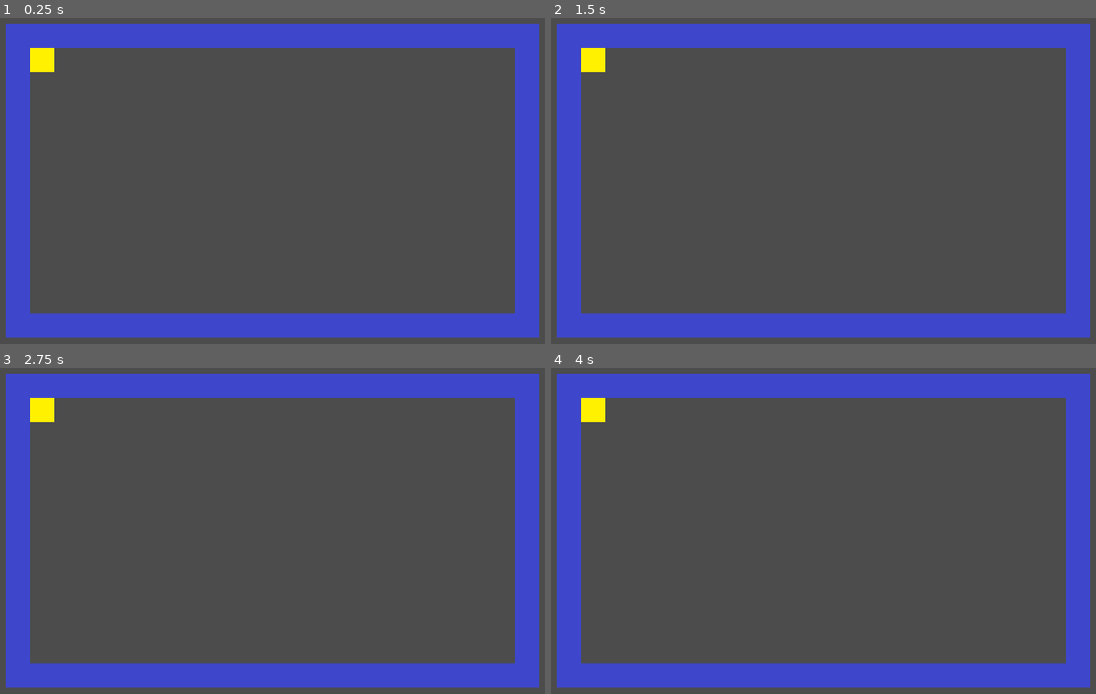
Above: before the commit, frames 1-4 (two rows, left to right).
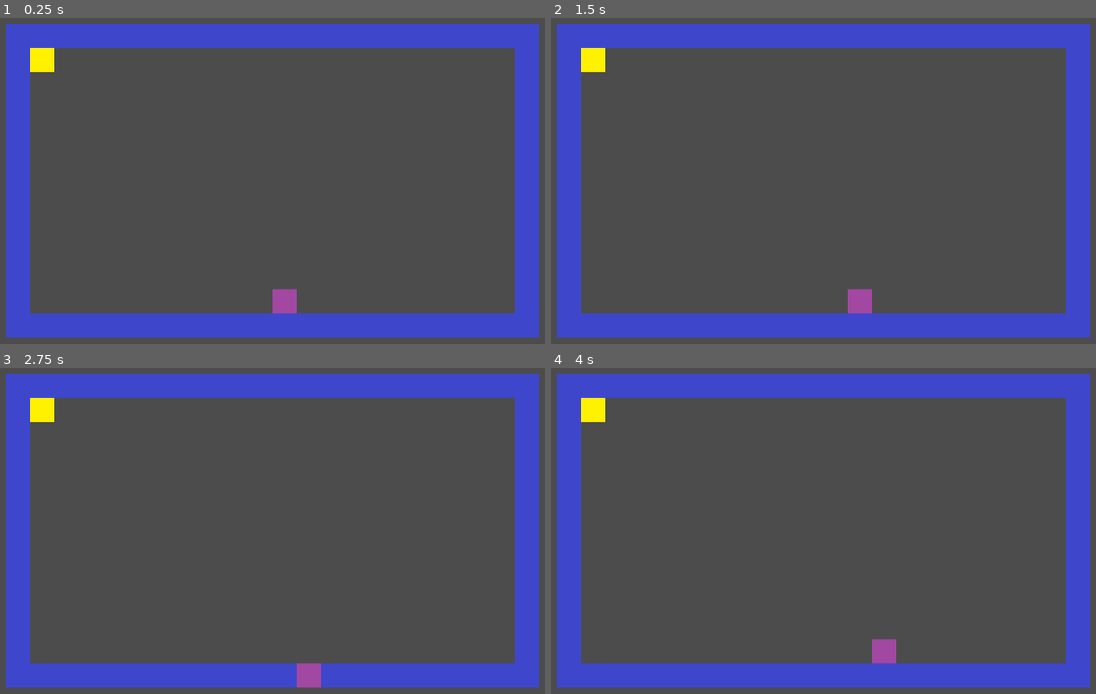
Above: after the commit, the same moments.

Repository: JacobBas/gmtk2021-godot
Game: Godot game, scene res://refactorme/SandboxLevel.tscn
Two runs of this game, one before a commit and one after it. Both use one fixed random seed, a clock stepped at 60 frames per second and the inputs below.
Inputs:
- Up to frame 1 (0.25 s): no input
- Up to frame 2 (1.5 s): tap Enter at 0.5 s; hold Right (Arrow_Right) 0.53-1.28 s; tap Space at 1.25 s; hold Down (Arrow_Down) from 1.28 s (still down)
- Up to frame 3 (2.75 s): tap Enter at 2 s; release Down (Arrow_Down) at 2.03 s; hold Right (Arrow_Right) from 2.03 s (still down)
- Up to frame 4 (4 s): tap Space at 2.75 s; release Right (Arrow_Right) at 2.78 s; hold Up (Arrow_Up) 2.78-3.53 s; tap Enter at 3.5 s; hold Left (Arrow_Left) from 3.53 s (still down)

The runs differ from the first frame. In frame 1, 0.3% of the frame differs, in the area x 50-55%, y 83-91%; in frame 2, 0.3%; in frame 3, 0.3%; in frame 4, 0.3%.

Commit message:
Added Arrow_Player files

Diff:
--- /dev/null
+++ b/refactorme/Arrow_Player.gd
@@ -0,0 +1,28 @@
+extends Sprite
+
+# Declare member variables here. Examples:
+var tile_size : int = 32
+
+var inputs = {"Arrow_Right": Vector2.RIGHT,
+			"Arrow_Left": Vector2.LEFT,
+			"Arrow_Up": Vector2.UP,
+			"Arrow_Down": Vector2.DOWN}
+
+# Called when the node enters the scene tree for the first time.
+func _ready():
+	position = position.snapped(Vector2.ONE * tile_size)
+	#position += Vector2.ONE * tile_size/2
+
+
+# Called every frame. 'delta' is the elapsed time since the previous frame.
+func _process(delta):
+	pass
+
+func _unhandled_input(event):
+	for dir in inputs.keys():
+		if event.is_action_released(dir):
+			move(dir)
+			print("moved: " + str(position))
+
+func move(dir):
+	position += inputs[dir] * tile_size
--- /dev/null
+++ b/refactorme/Arrow_Player.tscn
@@ -0,0 +1,10 @@
+[gd_scene load_steps=3 format=2]
+
+[ext_resource path="res://refactorme/Arrow_Player.gd" type="Script" id=1]
+[ext_resource path="res://refactorme/files/purplebox.png" type="Texture" id=2]
+
+[node name="Node2D" type="Node2D"]
+
+[node name="Sprite" type="Sprite" parent="."]
+texture = ExtResource( 2 )
+script = ExtResource( 1 )
--- a/refactorme/SandboxLevel.tscn
+++ b/refactorme/SandboxLevel.tscn
@@ -1,7 +1,8 @@
-[gd_scene load_steps=4 format=2]
+[gd_scene load_steps=5 format=2]
 
 [ext_resource path="res://refactorme/files/bluebox.png" type="Texture" id=1]
 [ext_resource path="res://refactorme/WASD_Player.tscn" type="PackedScene" id=2]
+[ext_resource path="res://refactorme/Arrow_Player.tscn" type="PackedScene" id=3]
 
 [sub_resource type="TileSet" id=1]
 0/name = "bluebox.png 0"
@@ -27,5 +28,8 @@
 format = 1
 tile_data = PoolIntArray( 196613, 0, 0, 196614, 0, 0, 196615, 0, 0, 196616, 0, 0, 196617, 0, 0, 196618, 0, 0, 196619, 0 …(831 unchanged characters)…
 
-[node name="Player" parent="." instance=ExtResource( 2 )]
+[node name="WASD_Player" parent="." instance=ExtResource( 2 )]
 position = Vector2( 208, 144 )
+
+[node name="Arrow_Player" parent="." instance=ExtResource( 3 )]
+position = Vector2( 528, 464 )
Binary file added: refactorme/files/purplebox.png
Not shown, added: refactorme/files/purplebox.png.import
